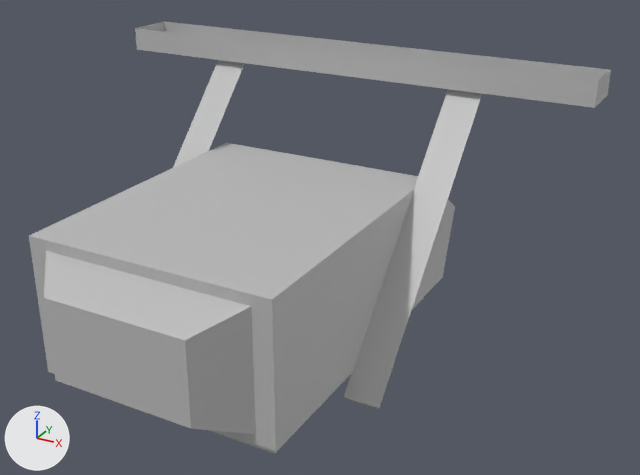
What one commit did to the FBX model Assets/Art/CustomAssets/Garage/doorMotor.fbx.
Before and after are seen from a 50 mm lens placed at (0.604, -0.928, 0.271), pointed at (0.075, 0.034, -0.21). The lights are fixed; the arrows at lower left show +X, +Y and +Z. Where no turn or scale is listed for an object, it has been applied to the vertices.

The older version as bpy lines, for what is in view:
```python
me_mesh = bpy.data.meshes.new('Mesh')
me_mesh.from_pydata(...)  # 46 vertices, 38 faces; spans x -0.376..0.376, y -0.297..0.297, z -0.389..-0.001
me_mesh.materials.append(mat_lambert1)  # grey #bcbcbc
ob_doormotor = bpy.data.objects.new('doorMotor', me_mesh)
ob_doormotor.location = (0.0, 0.0, 0.0)
```
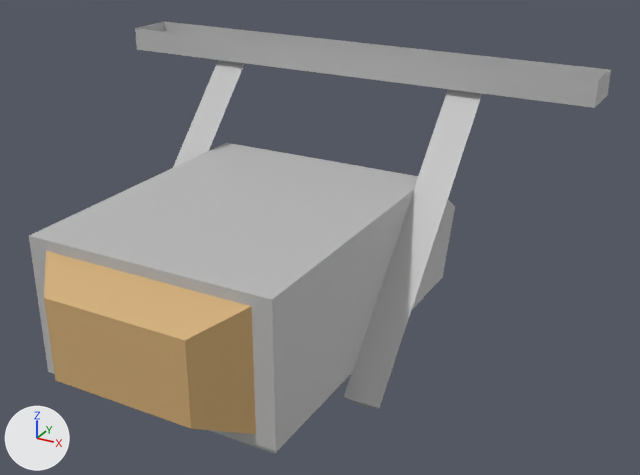
Diff of the bpy script that builds the scene:
```diff
--- a/Assets/Art/CustomAssets/Garage/doorMotor.fbx.py
+++ b/Assets/Art/CustomAssets/Garage/doorMotor.fbx.py
@@ mat_lambert14 @@
+mat_lambert14 = principled_material('lambert14')
+mat_lambert14.base_color = (0.642, 0.414, 0.177)  # beige #d2ac75
@@ me_mesh @@
 me_mesh.from_pydata(...)  # 46 vertices, 38 faces; spans x -0.376..0.376, y -0.297..0.297, z -0.389..-0.001
 # used by ob_doormotor; location = (0.0, 0.0, 0.0)
+# me_mesh part 1: all 5 faces centred in x -0.122..0.122, y -0.297..-0.269, z -0.316..-0.181 switch from mat_lambert1 (grey #bcbcbc) to mat_lambert14 (beige #d2ac75)
```

Where the change shows, as pixel boxes [x1, y1, x2, y2] in the pictures (640 x 475 px):
part 1 of me_mesh, recoloured: [44, 251, 256, 434] in both
